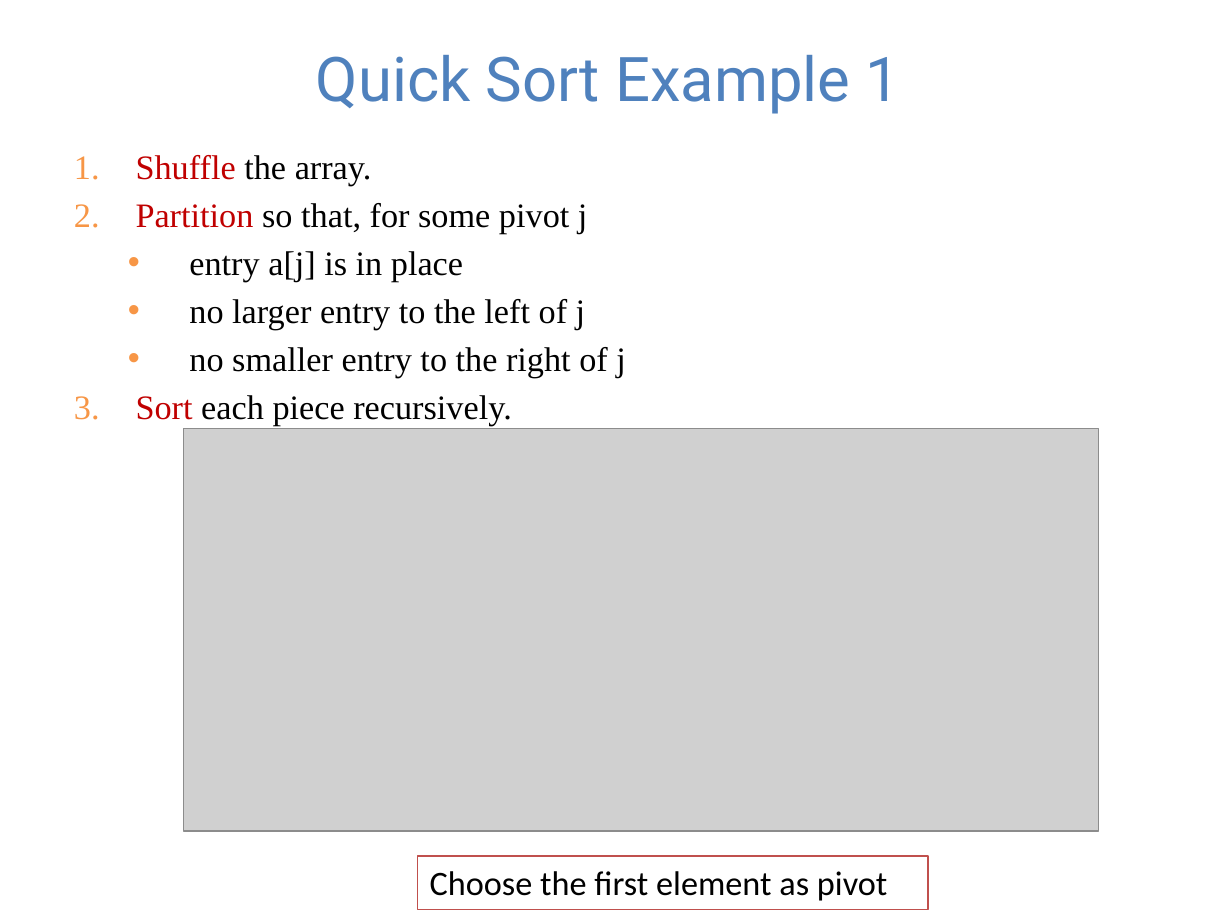
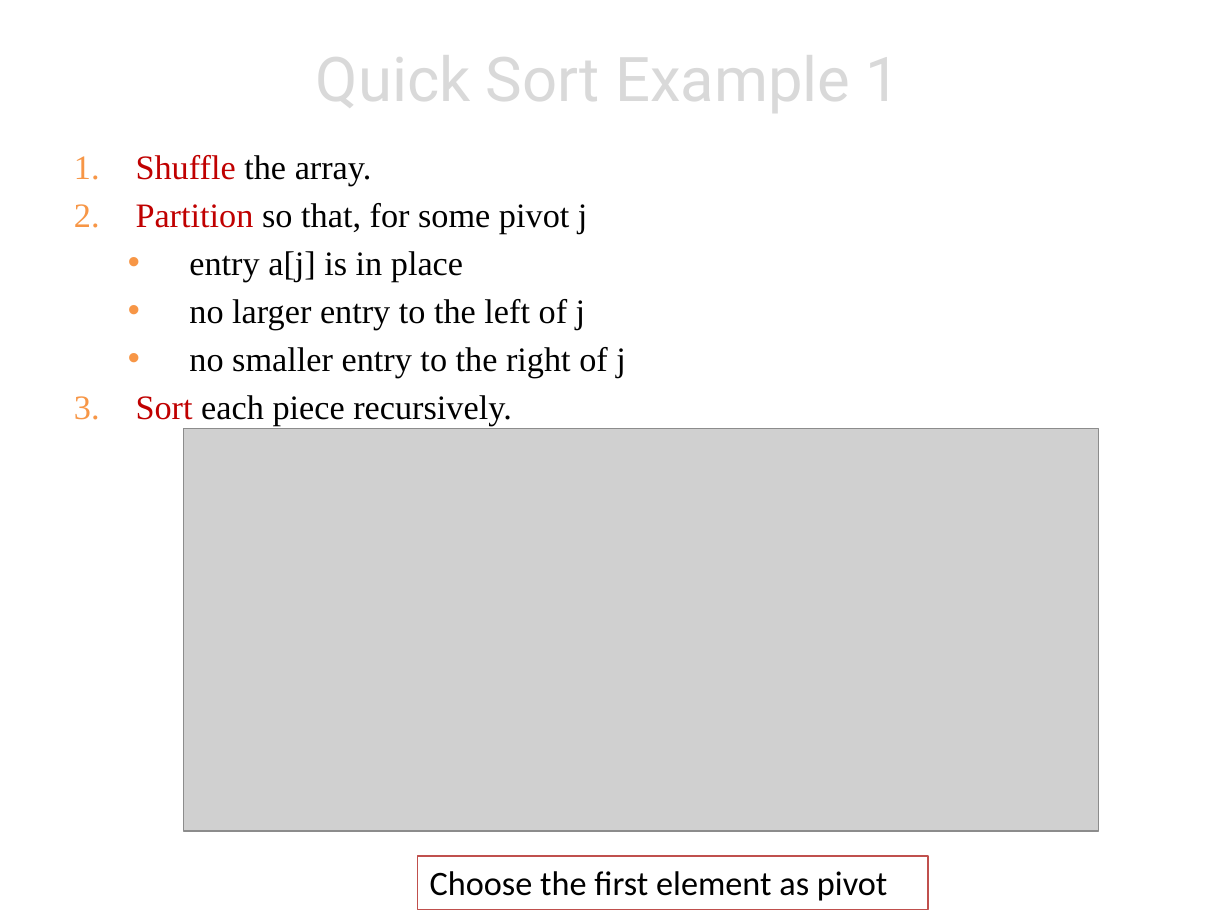
Before and after one commit to guhofstra/CSC017, a slide deck: slide 31 of PPTs/Lecture 13-sorting algorithms.pptx. Drawn at 1232x924 pixels with LibreOffice and Linux fonts; fonts in the diff are those of the drawing; grey boxes stand for pictures. Boxes give left, top, right and bottom in pixels: in the first picture for what was removed or moved away, otherwise in the second. Text is boxed around its words. In the diff, an @@ line names an element or a change of style, - is before the commit and + after.

```diff
--- a/PPTs/Lecture 13-sorting algorithms.pptx
+++ b/PPTs/Lecture 13-sorting algorithms.pptx
@@ title "Quick Sort Example 1" at [316,37,901,118]: text colour #4F81BD to #D9D9D9 @@
```
Also in this commit, not shown: 33 other slides changed, 4 other files.
